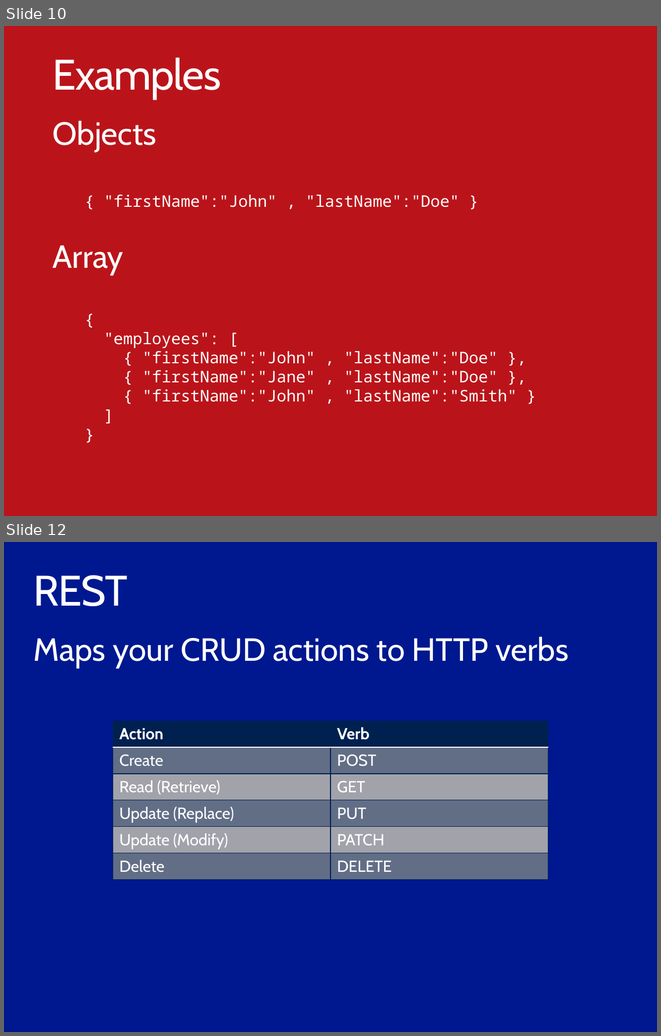
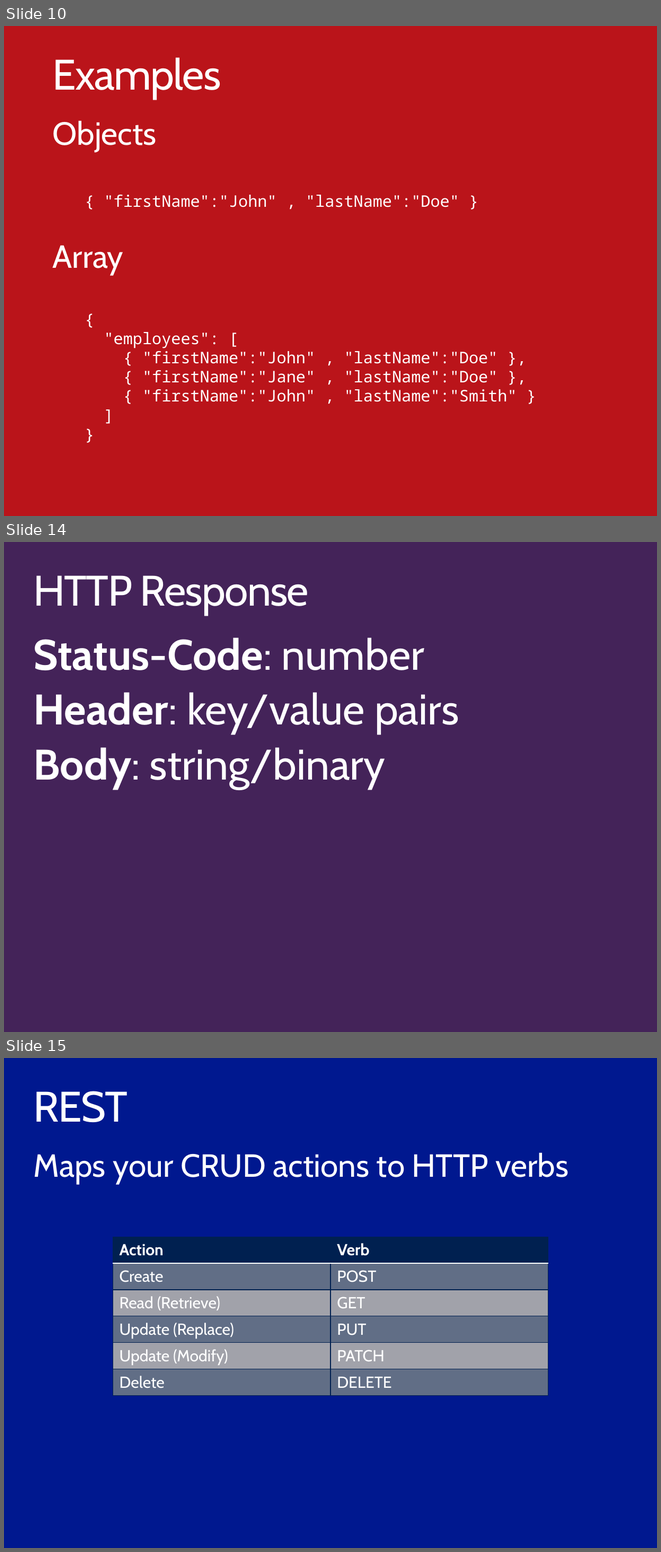
Before and after one commit to ondfisk/BDSA2018, a slide deck: Slides/Lecture07 - JSON and the REST, ASP.NET Core.pptx. Shown one above the other, each under a label of ours: slides 10 and 12 before the commit, slides 10, 14 and 15 after it; the slides between them are not shown. The pictures are 661x1036 and 661x1552 pixels, drawn with LibreOffice and Linux fonts; fonts in the diff are those of the drawing. Boxes give left, top, right and bottom in pixels: in the first picture for what was removed or moved away, otherwise in the second. Text is boxed around its words. In the diff, an @@ line names an element or a change of style, - is before the commit and + after.

```diff
--- a/Slides/Lecture07 - JSON and the REST, ASP.NET Core.pptx
+++ b/Slides/Lecture07 - JSON and the REST, ASP.NET Core.pptx
@@ slide 14 added at [4, 542, 657, 1032], background #442359 @@
@@ title added at [33, 575, 309, 615], 48 pt, text #FFFFFF @@
+HTTP Response
@@ text added at [34, 637, 459, 788], 48 pt, text #FFFFFF @@
+Status-Code: number
+Header: key/value pairs
+Body: string/binary
@@ what was slide 12 is now slide 15 @@
```
Also in this commit, not shown: 1 slide changed, 2 other slides added.
